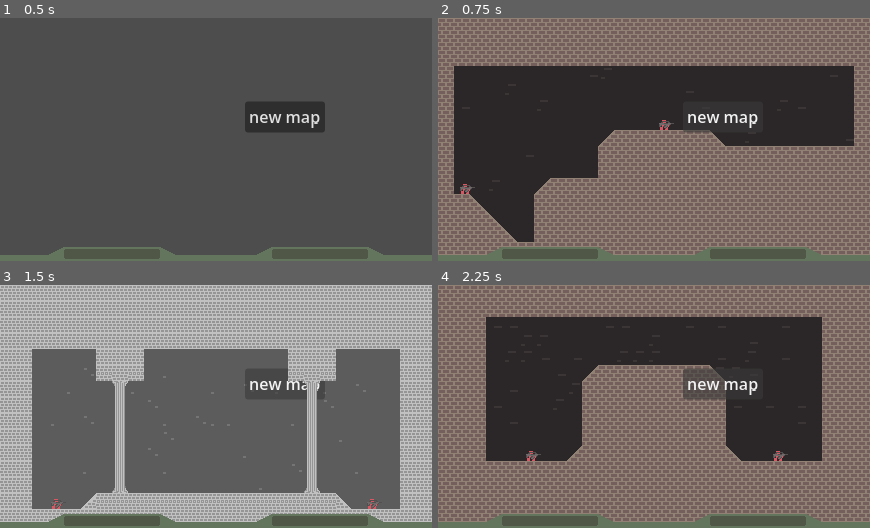
Above: before the commit, frames 1-4 (two rows, left to right).
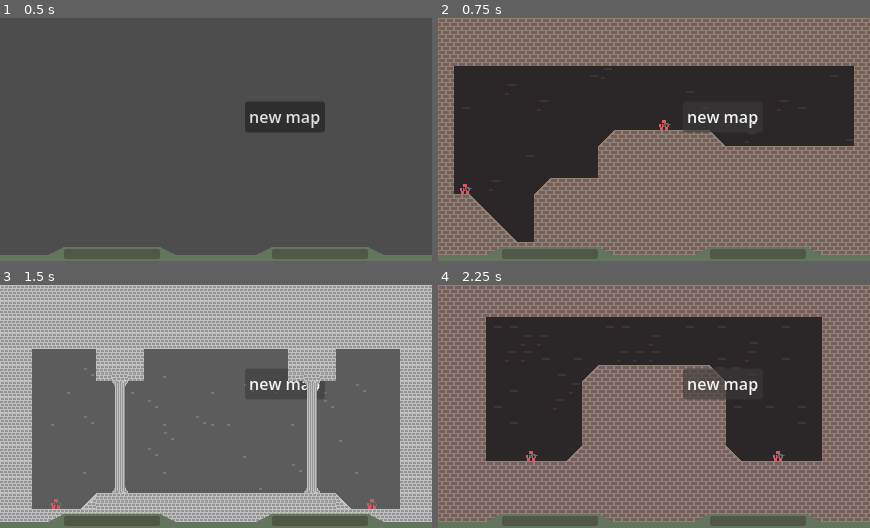
Above: after the commit, the same moments.

Repository: snuggyizme/horse-fishstick
Game: Godot game, scene res://scenes/main.tscn
The game is run twice, just before and just after one commit, with the same random seed, the same clock (stepped at 60 frames per second) and the same inputs. The project has no main scene, so this scene is started directly.
Inputs:
- Up to frame 1 (0.5 s): no input
- Up to frame 2 (0.75 s): click "new map" at 0.5 s
- Up to frame 3 (1.5 s): click "new map" at 1.25 s
- Up to frame 4 (2.25 s): click "new map" at 2 s

Frame 1 is identical in both runs. In frame 2, 0.1% of the frame differs, in the area x 5-55%, y 42-73%; in frame 3, less than 0.1%; in frame 4, 0.1%.

Commit message:
Yeah, whatever I did

Diff:
--- a/scripts/guncontroller.gd
+++ b/scripts/guncontroller.gd
@@ -2,7 +2,7 @@
 
 var fireTime := 0.0
 var burstFireTime := 0.0
-var gun: GunResource = load("res://guns/t-M0N.tres")
+var gun: GunResource = load("res://guns/smg.tres")
 
 var visual
 var muzzle
@@ -51,6 +51,8 @@
 
 	var start = muzzle.global_position
 	var direction = get_parent().facingDirection
+	if get_parent().yAim != 0:
+		direction = Vector2(0.0, float(get_parent().yAim))
 	var end = start + direction.rotated(spreadRad) * gun.rangeLimit
 
 	var spaceState = get_world_2d().direct_space_state
@@ -92,7 +94,27 @@
 			ammo -= loadAmount
 
 		if burstAmmo <= 0:
+			print("no ammo")
 			return # empty mag die die die uh die
+
+		shoot()
+		burstAmmo -= 1
+
+		burstFireTime = now + gun.burstRate
+		fireTime = now + gun.rateOfFire
+
+		return
+	if now < fireTime:
+		return
+
+	if ammo <= 0:
+		print("no ammo")
+		return
+
+	ammo -= 1
+	shoot()
+	fireTime = now + gun.rateOfFire
+
 
 func flash(pos, dir):
 	var mFlash = Sprite2D.new()
@@ -112,6 +134,16 @@
 
 
 func _process(_delta: float) -> void:
+	var yAim = get_parent().yAim
+	if yAim > 0:
+		visual.rotation = 90
+	elif yAim < 0:
+		visual.rotation = -90
+	else:
+		visual.rotation = 0
+
+	if facingDirection == "left":
+		visual.rotation = -visual.rotation
 
 	if (Input.is_action_just_pressed(get_parent().inputPrefix + "shoot") and gun.auto == false) or (Input.is_action_pressed(get_parent().inputPrefix + "shoot") and gun.auto == true):
 		tryShoot()
--- a/scripts/player.gd
+++ b/scripts/player.gd
@@ -15,6 +15,7 @@
 var skip = false
 
 var facingDirection: Vector2
+var yAim: int # 1 up 0 none -1 down
 
 @export var inputPrefix: String # p1- p2-
 
@@ -64,4 +65,11 @@
 	elif Input.is_action_pressed(inputPrefix + "right"):
 		facingDirection = Vector2.RIGHT
 
+	if Input.is_action_pressed(inputPrefix + "up"):
+		yAim = -1
+	elif Input.is_action_pressed(inputPrefix + "down"):
+		yAim = 1
+	else:
+		yAim = 0
+
 	move_and_slide()
